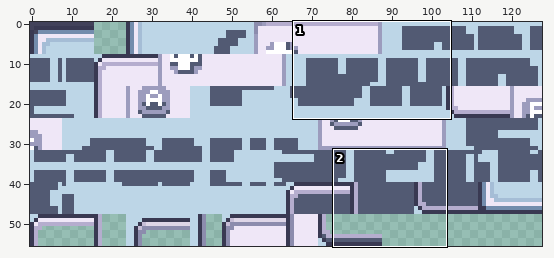
File history of a sprite sheet, graphics/pokesphere/tiles.png. Above, an overview of the earlier version with the close-up marked.
Close-up. Before the edit:
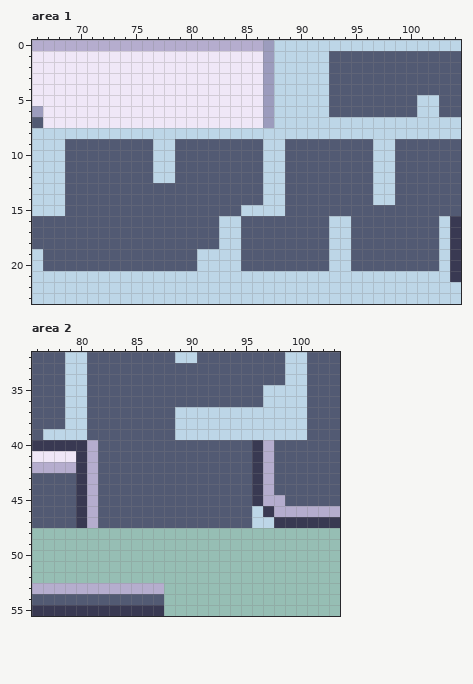
The file is 128x56 pixels. Shown: area 1: x 66..104, y 0..23; area 2: x 76..103, y 32..55.
New version:
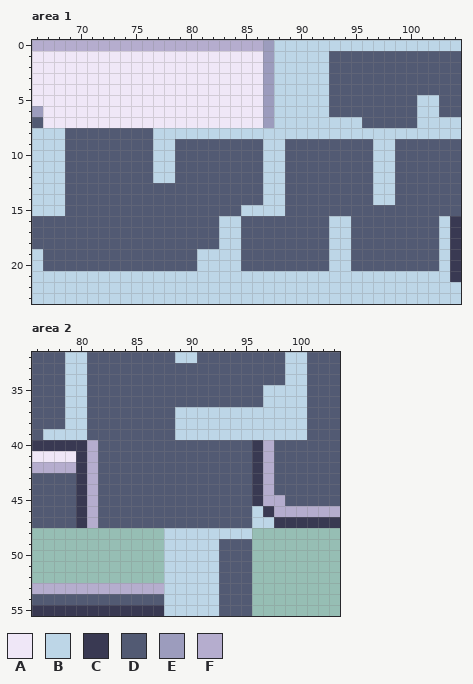
Palette (. is transparent): A #efe7f7  B #bdd6e7  C #393952  D #525a73  E #9c9cbd  F #b5adce
Change:
Area 1:
Colour B gives way to colour D in row 7 at x 96 to 100; in row 8 at x 69 to 76.
Area 2:
The edit adds colour B in row 48 at x 88 to 95; in rows 49 to 55 at x 88 to 92.
The edit adds colour D in rows 49 to 55 at x 93 to 95.
Changed places in both close-ups, as pixel boxes (x1, y1, x2, y2):
changed: (362, 117, 417, 128)
changed: (65, 128, 153, 139)
added: (164, 528, 252, 616)
